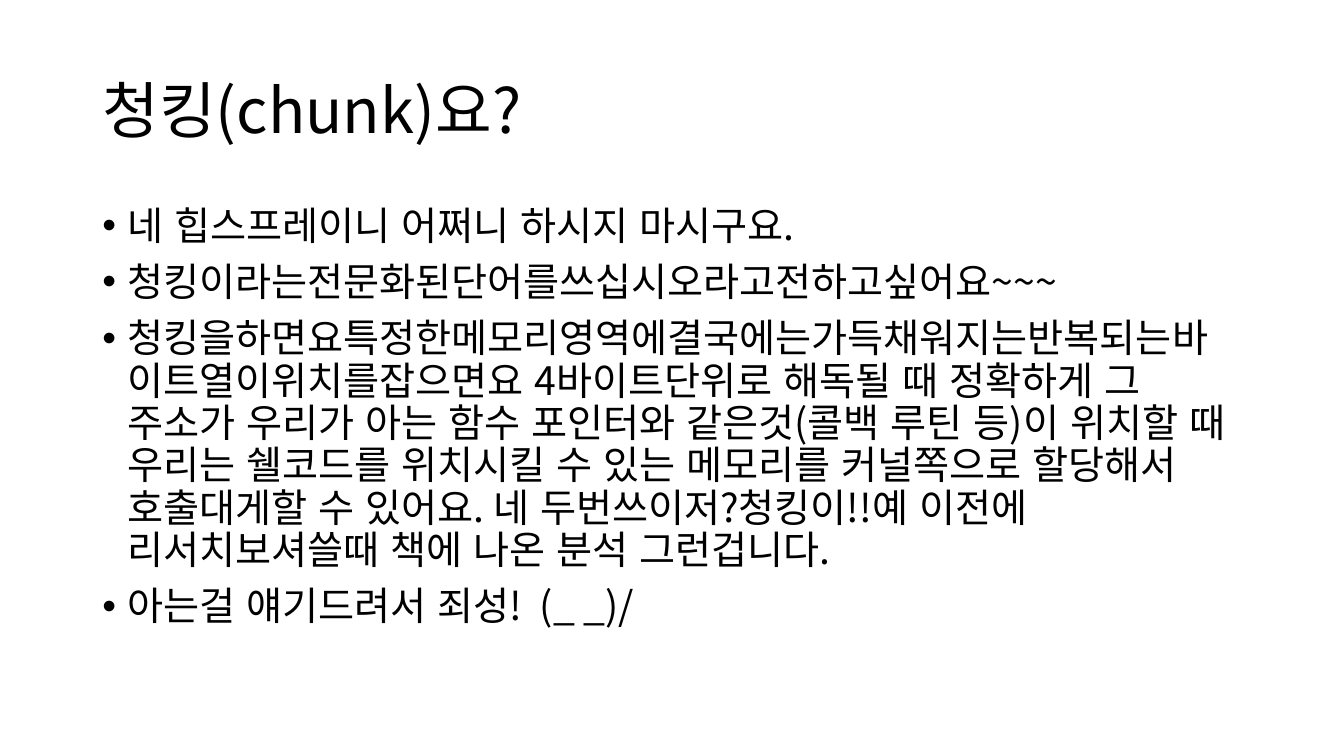
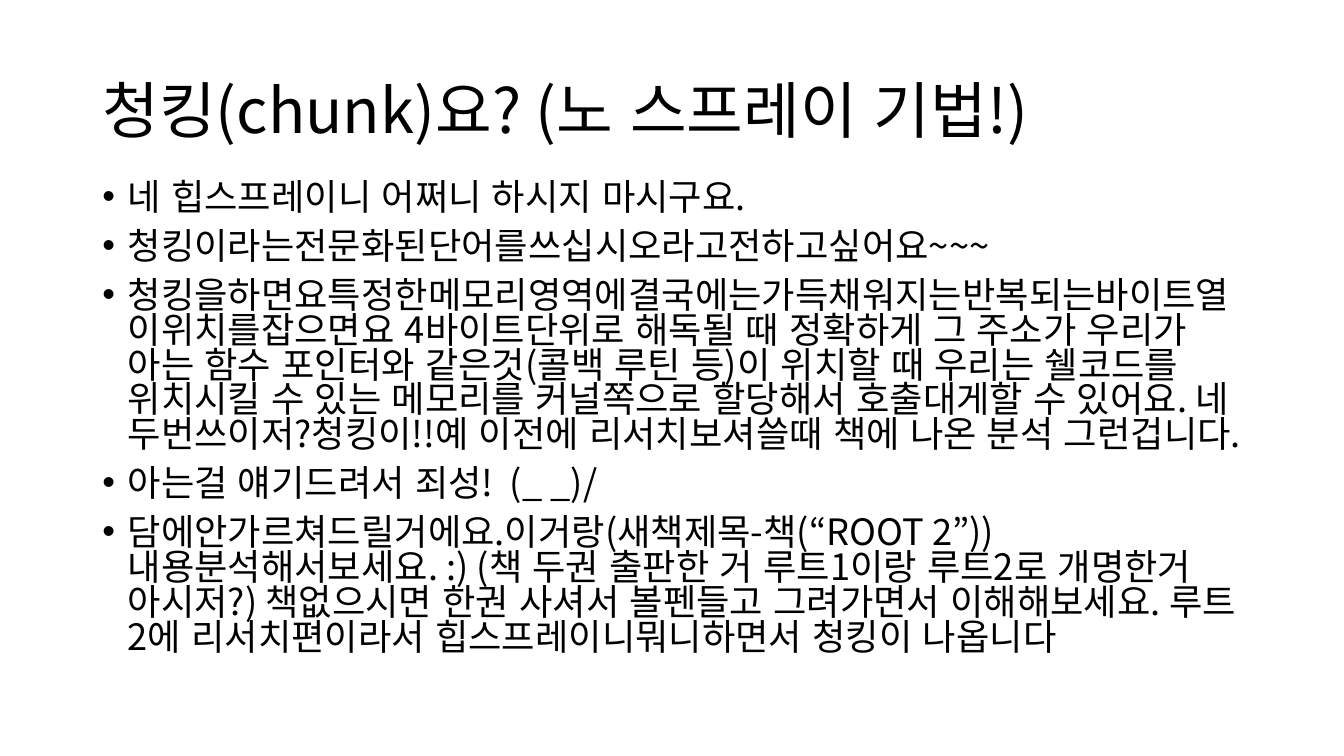
Before and after one commit to tkopppop/CveSs, a slide deck: slide 3 of 바이너리디핑론과부가적해킹기법들소개.pptx. Drawn at 1344x756 pixels with LibreOffice and Linux fonts; fonts in the diff are those of the drawing. Boxes give left, top, right and bottom in pixels: in the first picture for what was removed or moved away, otherwise in the second. Text is boxed around its words. In the diff, an @@ line names an element or a change of style, - is before the commit and + after.

```diff
--- a/바이너리디핑론과부가적해킹기법들소개.pptx
+++ b/바이너리디핑론과부가적해킹기법들소개.pptx
@@ title at (102,81,1028,145): text changed @@
-청킹(chunk)요?
+청킹(chunk)요? (노 스프레이 기법!)
@@ text "네 힙스프레이니 어쩌니 하시지 마시구요.": place and size @@
-text "네 힙스프레이니 어쩌니 하시지 마시구요." at (128,207,1225,623)
+text "네 힙스프레이니 어쩌니 하시지 마시구요." at (128,179,1241,653)
@@ text at (128,179,1241,499): size 28 to 25.9 pt in "네 힙스프레이니 어쩌니 하시지 마시구요.", "청킹이라는전문화된단어를쓰십시오라고전하고싶어요~~~", "청킹을하면요특정한메모리영역에결국에는가득채워지는반복되는바이트열이위치를잡으면요 4바이트단위로 해독될 때 정확하게 ...", "아는걸 얘기드려서 죄성! (_ _)/"; line spacing 0.9 to 0.8 @@
@@ text at (128,515,1236,653): paragraph added @@
+• 담에안가르쳐드릴거에요.이거랑(새책제목-책(“ROOT 2”))내용분석해서보세요. :) (책 두권 출판한 거 루트1이랑 루트2로 개명한거 아시저?) 책없으시면 한권 사셔서 볼펜들고 그려가면서 이해해보세요. 루트2에 리서치편이라서 힙스프레이니뭐니하면서 청킹이 나옵니다
```
Also in this commit, not shown: 1 other slide changed, 6 slides added.
